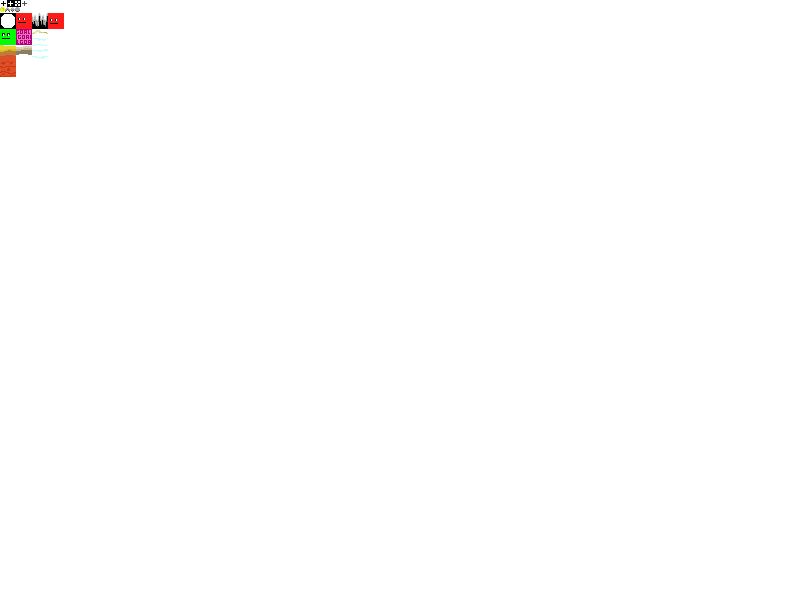
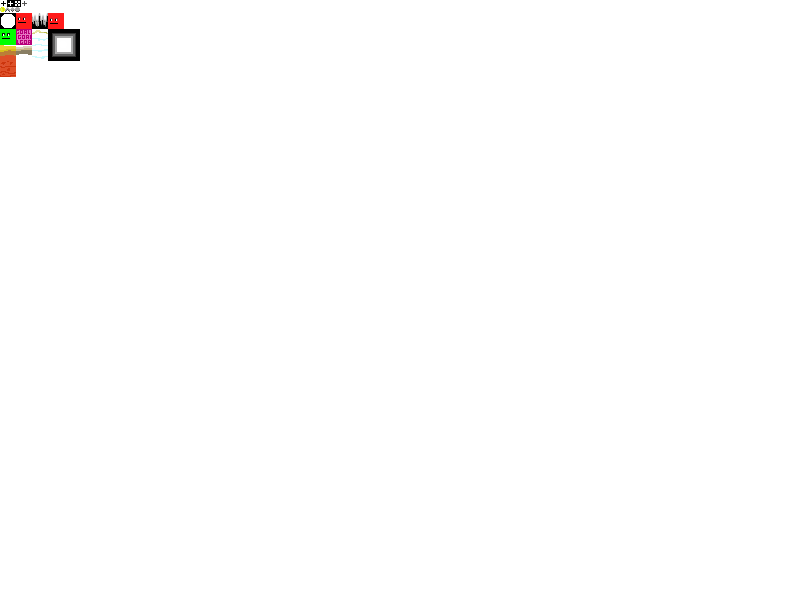
Revision of a layered 800 x 600 image; what changed, layer by layer:
added layer "TileLightMask" above "Cursor" over [48, 29, 80, 61]
